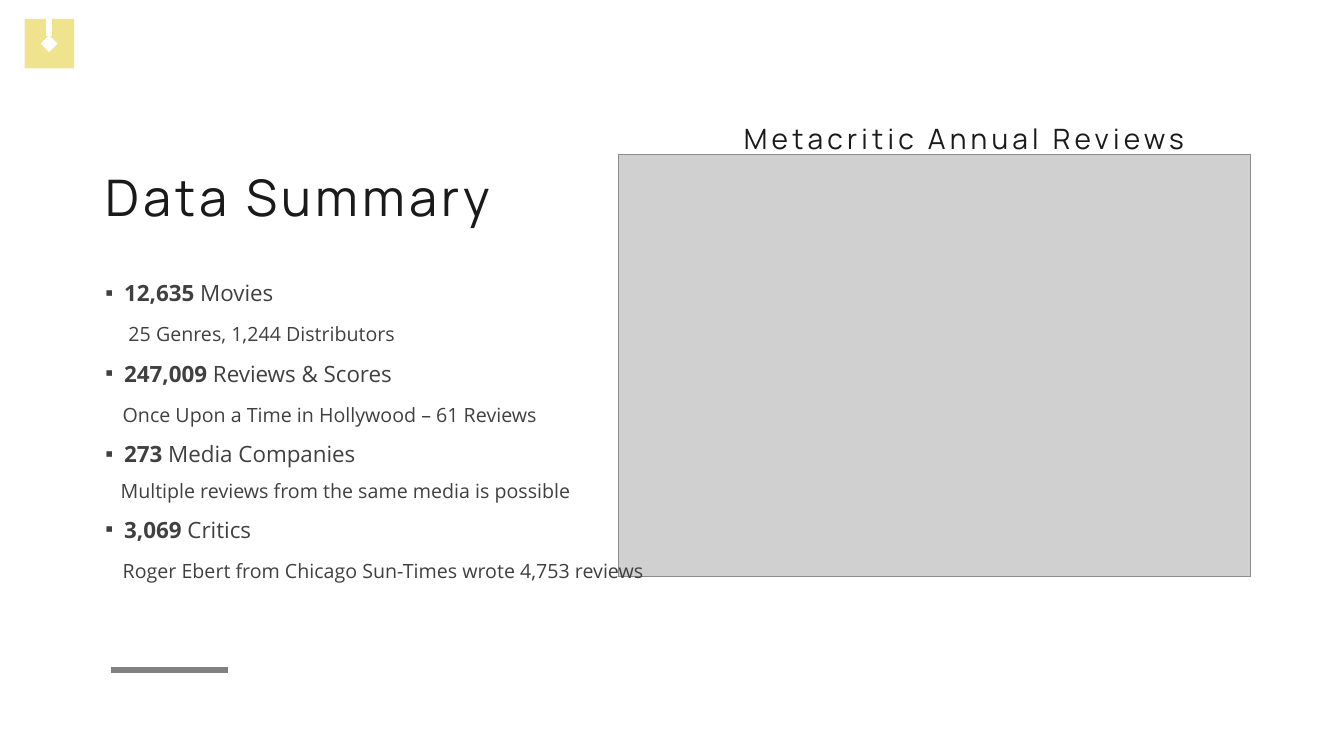
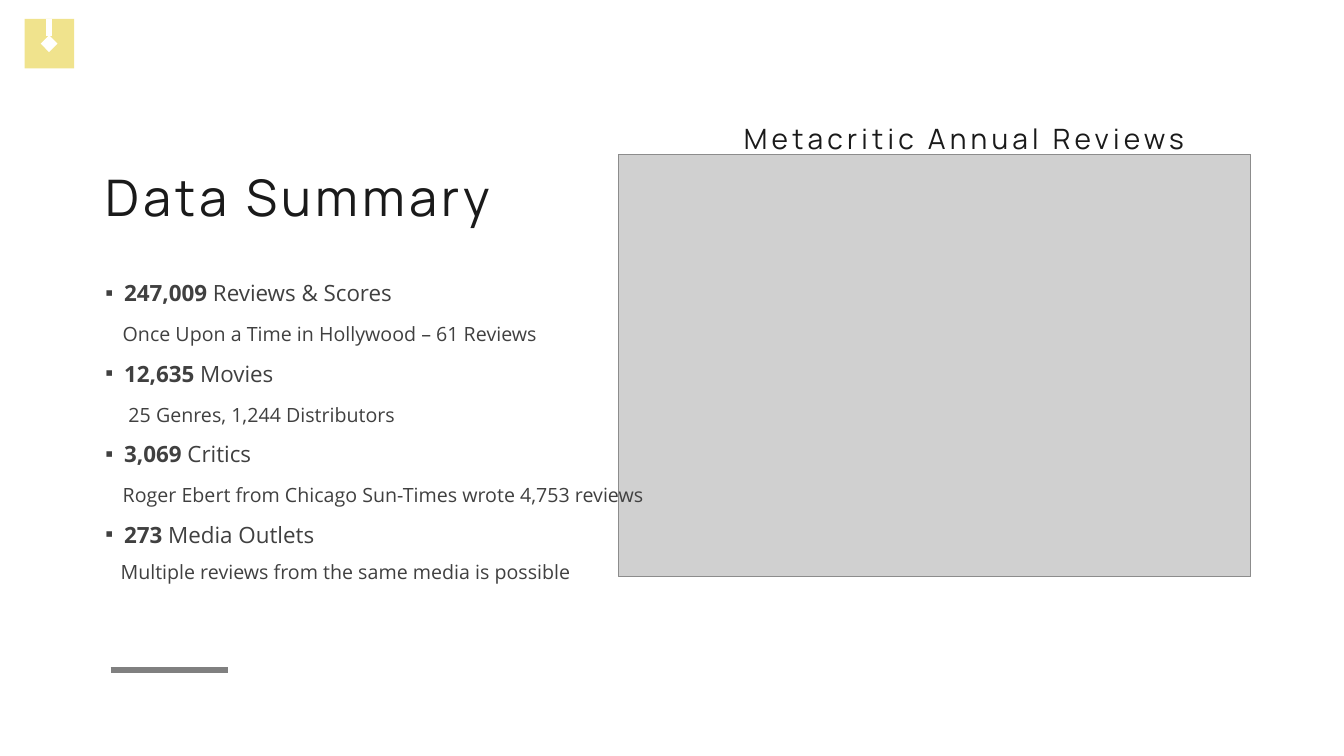
Before and after one commit to miazhx/metacritic, a slide deck: slide 5 of Presentation - Mia.pptx. Drawn at 1344x756 pixels with LibreOffice and Linux fonts; fonts in the diff are those of the drawing; grey boxes stand for pictures. Boxes give left, top, right and bottom in pixels: in the first picture for what was removed or moved away, otherwise in the second. Text is boxed around its words. In the diff, an @@ line names an element or a change of style, - is before the commit and + after.

```diff
--- a/Presentation - Mia.pptx
+++ b/Presentation - Mia.pptx
@@ text at (123, 284, 537, 346): paragraphs added @@
+▪ 247,009 Reviews & Scores
+Once Upon a Time in Hollywood – 61 Reviews
@@ text at (121, 365, 571, 503): paragraphs removed @@
-▪ 247,009 Reviews & Scores
-Once Upon a Time in Hollywood – 61 Reviews
-▪ 273 Media Companies
-Multiple reviews from the same media is possible
@@ text at (121, 526, 571, 584): paragraphs added @@
+▪ 273 Media Outlets
+Multiple reviews from the same media is possible
```
Also in this commit, not shown: 7 other slides changed, 9 slides added, 4 slides removed, 8 other files.
